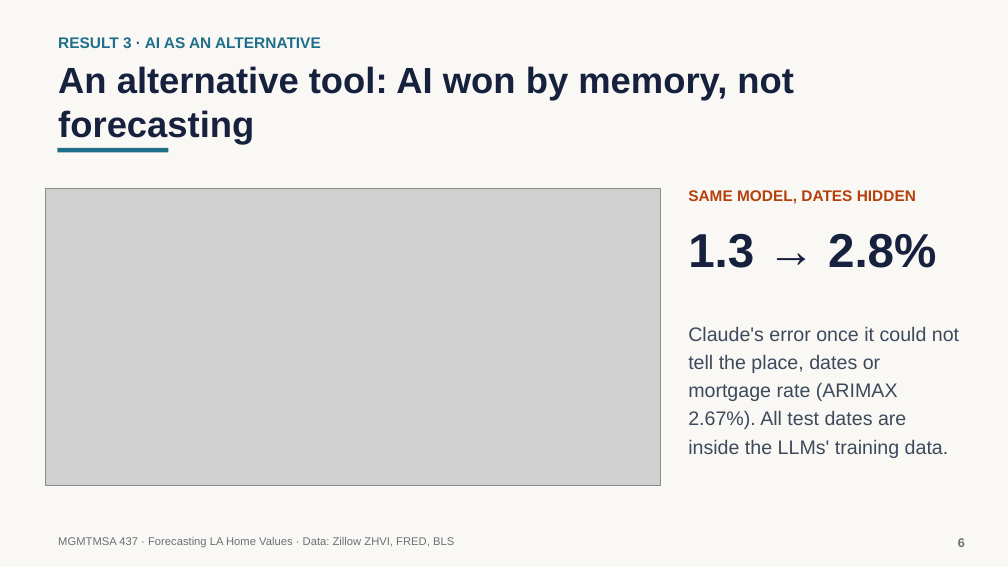
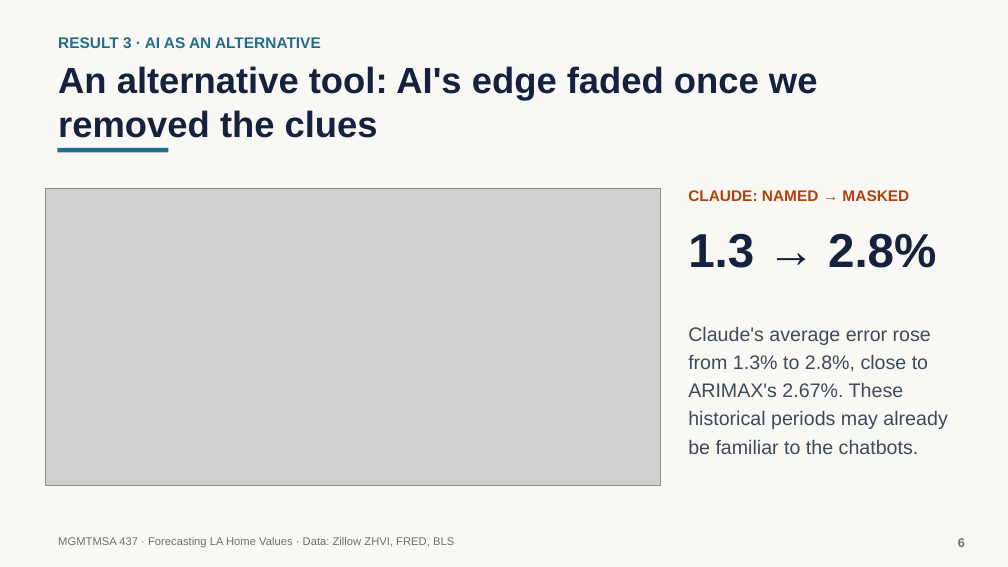
Before and after one commit to neiltd/la-housing-forecast, a slide deck: slide 6 of slides/LA_home_values_slides.pptx. Drawn at 1008x567 pixels with LibreOffice and Linux fonts; fonts in the diff are those of the drawing; grey boxes stand for pictures. Boxes give left, top, right and bottom in pixels: in the first picture for what was removed or moved away, otherwise in the second. Text is boxed around its words. In the diff, an @@ line names an element or a change of style, - is before the commit and + after.

```diff
--- a/slides/LA_home_values_slides.pptx
+++ b/slides/LA_home_values_slides.pptx
@@ text at <box>58,66,818,138</box>: text changed @@
-An alternative tool: AI won by memory, not forecasting
+An alternative tool: AI's edge faded once we removed the clues
@@ text at <box>688,190,909,201</box>: text changed @@
-SAME MODEL, DATES HIDDEN
+CLAUDE: NAMED → MASKED
@@ text at <box>688,326,947,454</box>: text changed @@
-Claude's error once it could not tell the place, dates or mortgage rate (ARIMAX 2.67%). All test dates are inside the LLMs' training data.
+Claude's average error rose from 1.3% to 2.8%, close to ARIMAX's 2.67%. These historical periods may already be familiar to the chatbots.
```
Also in this commit, not shown: 9 other slides changed, 3 other files.
